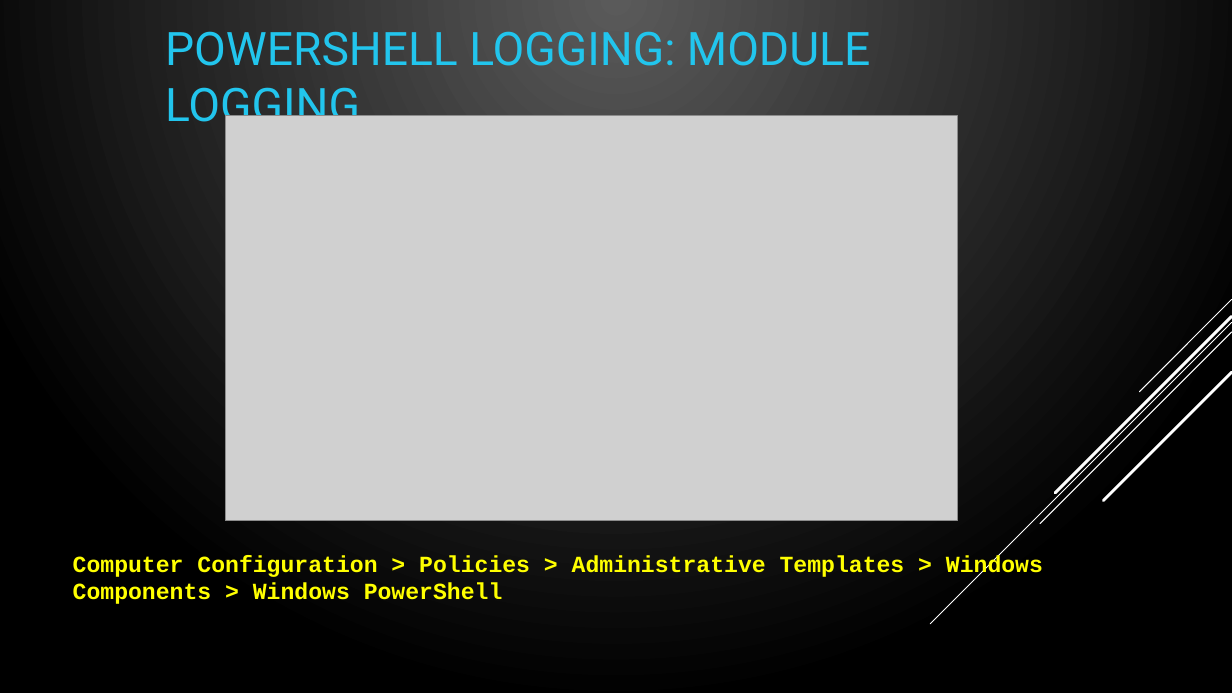
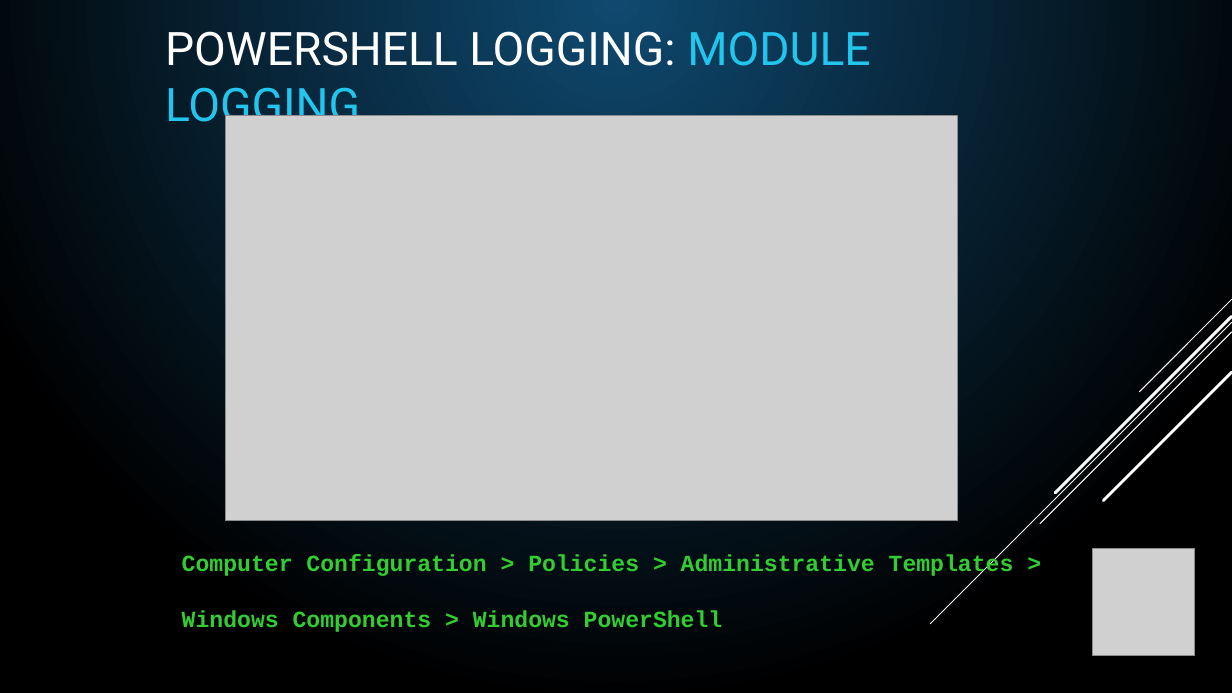
Before and after one commit to compwiz32/Presentations, a slide deck: slide 30 of 2019-08 PowerShell Chattanooga/PSRemoting - From 0 to Lockdown.pptx (slide 28 before the commit). Drawn at 1232x693 pixels with LibreOffice and Linux fonts; fonts in the diff are those of the drawing; grey boxes stand for pictures. Boxes give left, top, right and bottom in pixels: in the first picture for what was removed or moved away, otherwise in the second. Text is boxed around its words. In the diff, an @@ line names an element or a change of style, - is before the commit and + after.

Commit message:
change color theme and add PSSaturday Logos

```diff
--- a/2019-08 PowerShell Chattanooga/PSRemoting - From 0 to Lockdown.pptx
+++ b/2019-08 PowerShell Chattanooga/PSRemoting - From 0 to Lockdown.pptx
@@ background gradient #5B5B5B to #000000 to gradient #0F496F to #000000 @@
@@ title "POWERSHELL LOGGING: MODULE LOGGING" at [165, 31, 870, 132]: text colour #22C5ED to #FFFFFF in "POWERSHELL LOGGING:" @@
@@ text "Computer Configuration > Policies > ...": place and size @@
-text "Computer Configuration > Policies > ..." at [73, 555, 1043, 604]
+text "Computer Configuration > Policies > ..." at [182, 554, 1014, 632]
@@ text "Computer Configuration > Policies > ..." at [182, 554, 1014, 632]: text colour #FFFF00 to #33CC33 @@
@@ picture added at [1092, 549, 1195, 656] @@
```
Also in this commit, not shown: 40 other slides changed, 3 slides added, 1 slide removed.
